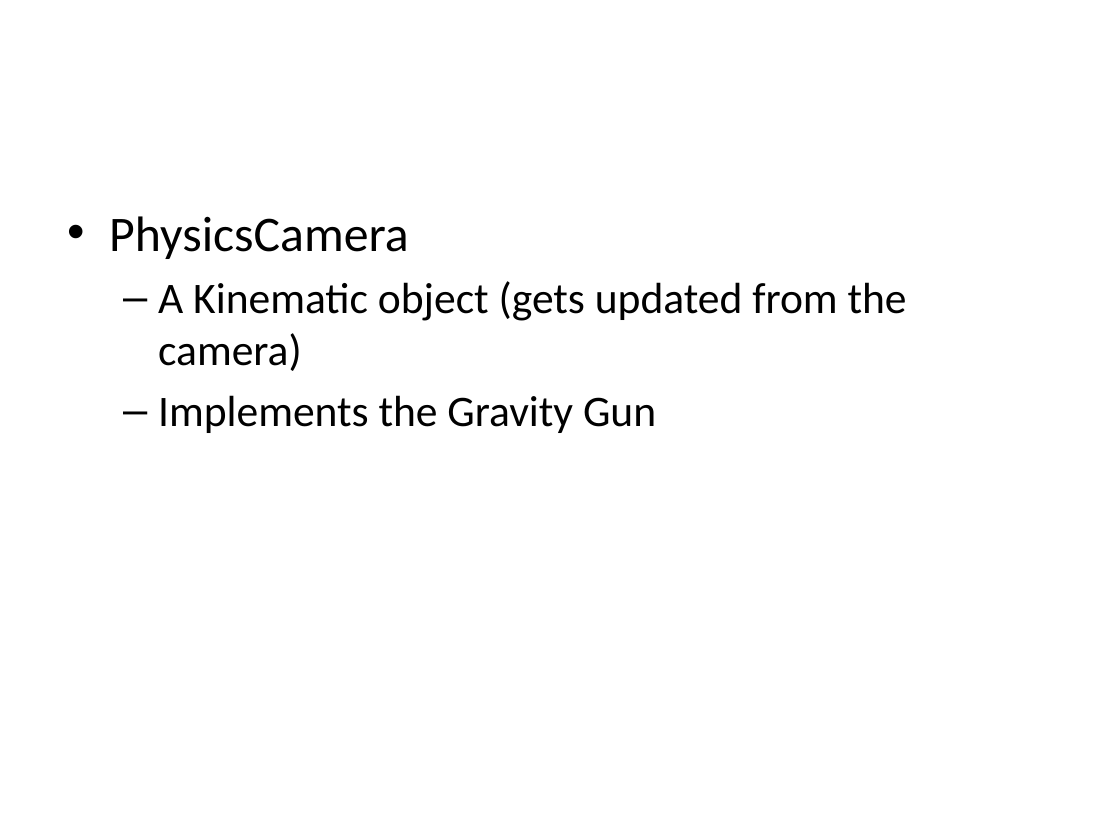
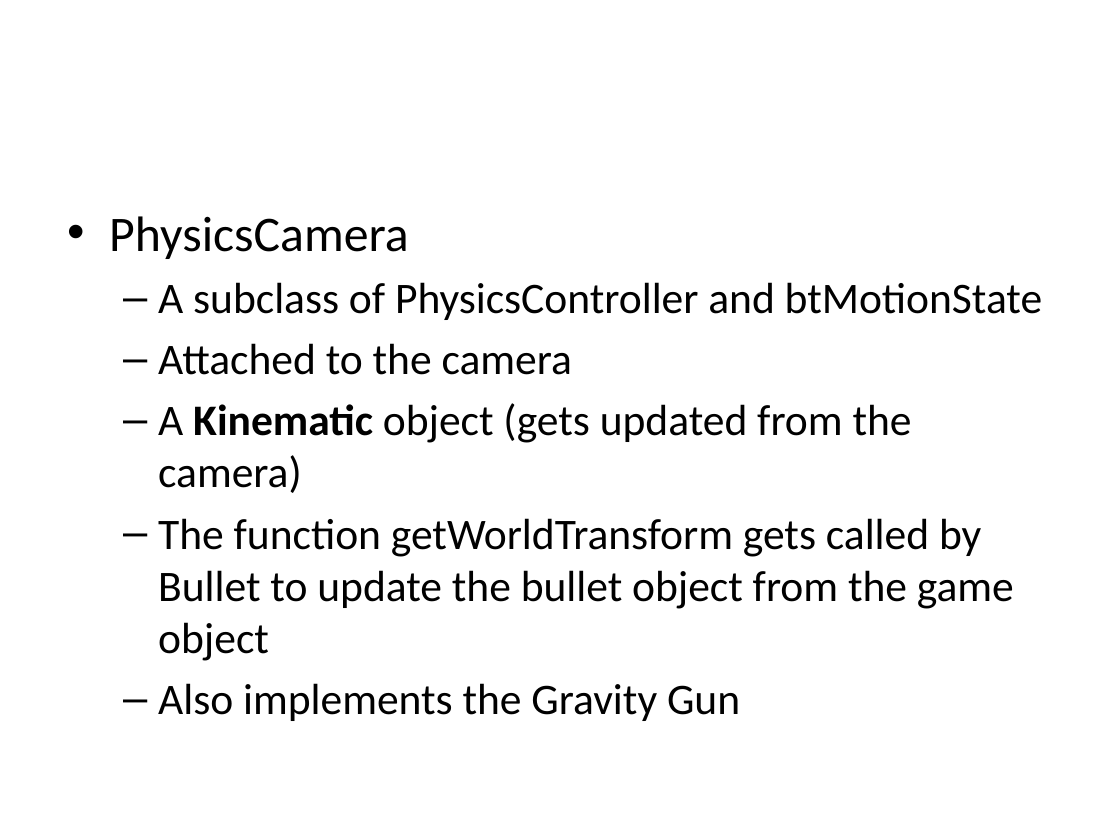
Before and after one commit to skooter500/BGE-V1, a slide deck: slide 28 of Lectures/Game Engines 8.pptx (slide 25 before the commit). Drawn at 1120x840 pixels with LibreOffice and Linux fonts; fonts in the diff are those of the drawing; background and template pictures are left out. Boxes give left, top, right and bottom in pixels: in the first picture for what was removed or moved away, otherwise in the second. Text is boxed around its words. In the diff, an @@ line names an element or a change of style, - is before the commit and + after.

```diff
--- a/Lectures/Game Engines 8.pptx
+++ b/Lectures/Game Engines 8.pptx
@@ text at (158,282,1043,375): paragraphs added @@
+  – A subclass of PhysicsController and btMotionState
+  – Attached to the camera
@@ text at (158,403,912,493): bold on in "Kinematic" @@
@@ text at (158,518,1014,721): text changed @@
-  – Implements the Gravity Gun
+  – The function getWorldTransform gets called by Bullet to update the bullet object from the game object
+  – Also implements the Gravity Gun
```
Also in this commit, not shown: 3 other slides changed, 6 slides added.
